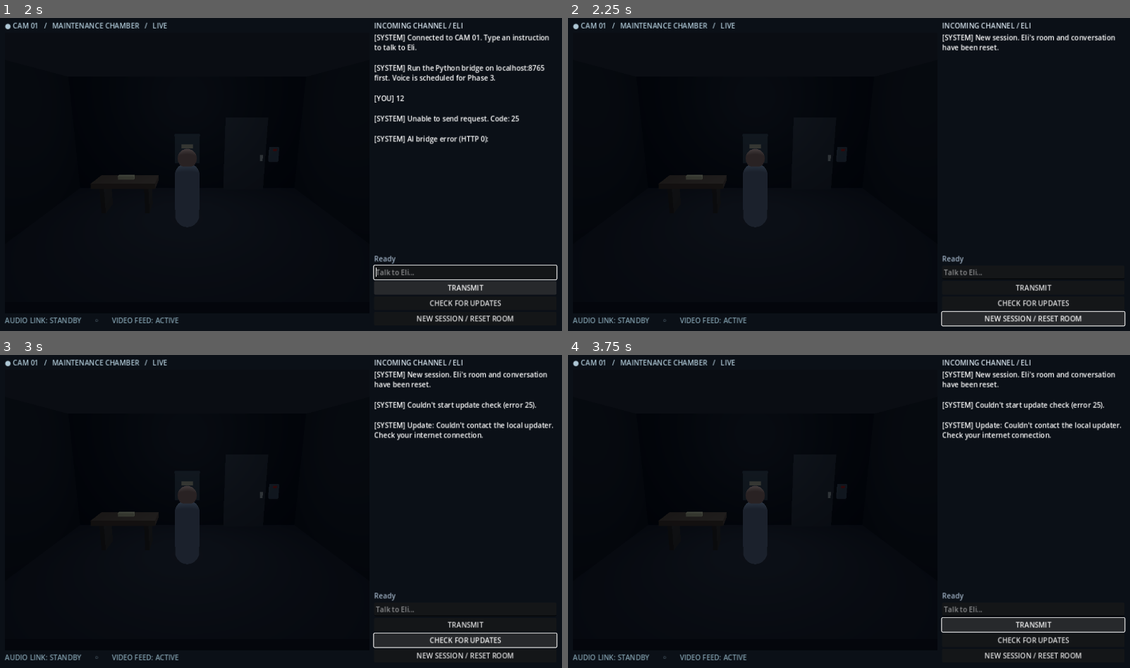
Above: before the commit, frames 1-4 (two rows, left to right).
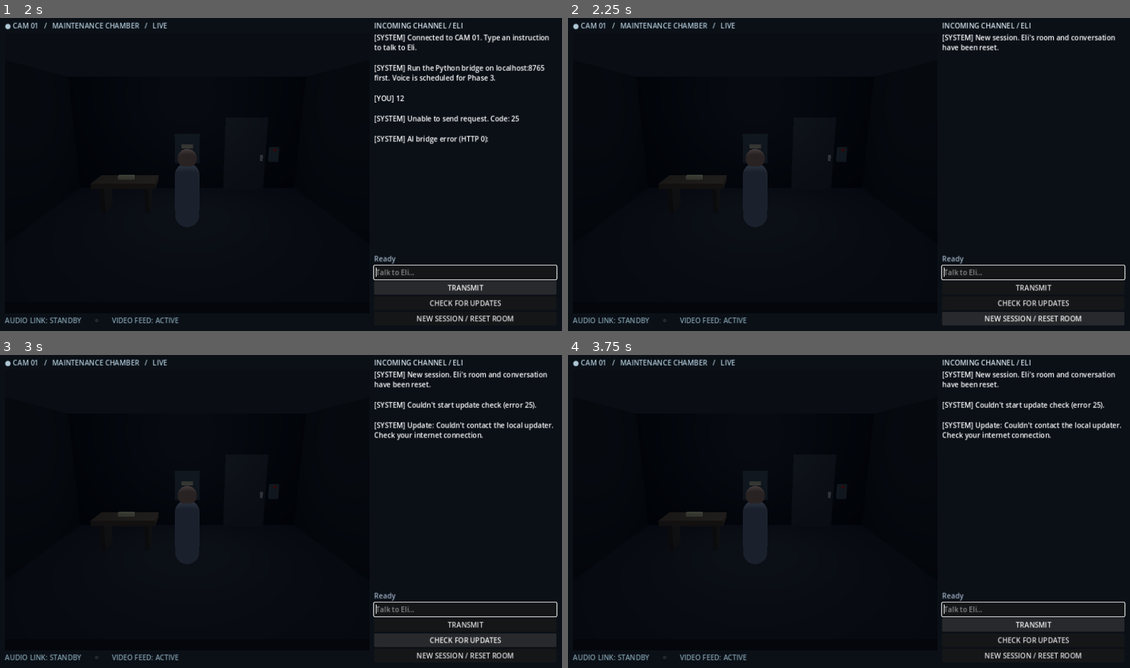
Above: after the commit, the same moments.

Repository: maloysius-wq/the-last-connection
Game: Godot game, scene res://scenes/Main.tscn
The game is run twice, just before and just after one commit, with the same random seed, the same clock (stepped at 60 frames per second) and the same inputs.
Inputs (mouse positions are in pixels of both pictures, inside the frame that each line leads up to):
- Up to frame 1 (2 s): click (466, 271) at 0.52 s; type "12" at 0.6 s; click "TRANSMIT" at 1.25 s
- Up to frame 2 (2.25 s): click "NEW SESSION / RESET ROOM" at 2 s
- Up to frame 3 (3 s): click "CHECK FOR UPDATES" at 2.75 s
- Up to frame 4 (3.75 s): click "TRANSMIT" at 3.5 s

Frame 1 is identical in both runs. In frame 2, 0.6% of the frame differs, in the area x 66-100%, y 78-99%; in frame 3, 0.5%; in frame 4, 0.5%.

Commit message:
Keep chat input editable during inference and automatically restore keyboard focus

Diff:
--- a/godot/scripts/main.gd
+++ b/godot/scripts/main.gd
@@ -48,7 +48,7 @@
     world.action_finished.connect(_on_world_action_finished)
     _message("SYSTEM", "Connected to CAM 01. Type an instruction to talk to Eli.")
     _message("SYSTEM", "Run the Python bridge on localhost:8765 first. Voice is scheduled for Phase 3.")
-    input.grab_focus()
+    call_deferred("_restore_input_focus")
 
 func _build_ui() -> void:
     var background := ColorRect.new()
@@ -132,6 +132,9 @@
 
 func _send_pressed() -> void:
     _submit(input.text)
+    # Buttons take keyboard focus on a mouse click. Return it after the click
+    # completes, not synchronously while the mouse is still held down.
+    call_deferred("_restore_input_focus")
 
 func _submit(message: String) -> void:
     var trimmed := message.strip_edges()
@@ -144,12 +147,14 @@
     _message("YOU", trimmed)
     var body := {"session_id": session_id, "player_text": trimmed, "world": world.snapshot()}
     _request("/api/decide", body, "decide")
+    call_deferred("_restore_input_focus")
 
 func _request(path: String, body: Dictionary, stage: String) -> void:
     request_stage = stage
     status.text = "Eli is thinking..." if stage == "decide" else "Saving the observation..."
     send_button.disabled = true
-    input.editable = false
+    # Keep the editor usable while the AI responds. The player can compose
+    # the next message, but _submit refuses to transmit until Eli is ready.
     var code := http.request(BRIDGE_URL + path,
         PackedStringArray(["Content-Type: application/json"]),
         HTTPClient.METHOD_POST, JSON.stringify(body))
@@ -193,8 +198,18 @@
     request_stage = "idle"
     status.text = "Ready"
     send_button.disabled = false
-    input.editable = true
+    call_deferred("_restore_input_focus")
+
+
+func _restore_input_focus() -> void:
+    if not is_instance_valid(input) or not input.is_inside_tree():
+        return
+    # Update confirmations intentionally own focus while they're open.
+    if is_instance_valid(update_dialog) and update_dialog.visible:
+        return
     input.grab_focus()
+    input.caret_column = input.text.length()
+
 
 func _check_for_updates() -> void:
     if not update_stage.is_empty():
@@ -263,6 +278,7 @@
     update_stage = ""
     update_button.disabled = false
     update_button.text = "CHECK FOR UPDATES"
+    call_deferred("_restore_input_focus")
 
 
 func _new_game() -> void:
@@ -273,6 +289,7 @@
     log_view.clear()
     _save()
     _message("SYSTEM", "New session. Eli's room and conversation have been reset.")
+    call_deferred("_restore_input_focus")
 
 func _load_save() -> void:
     var cfg := ConfigFile.new()
